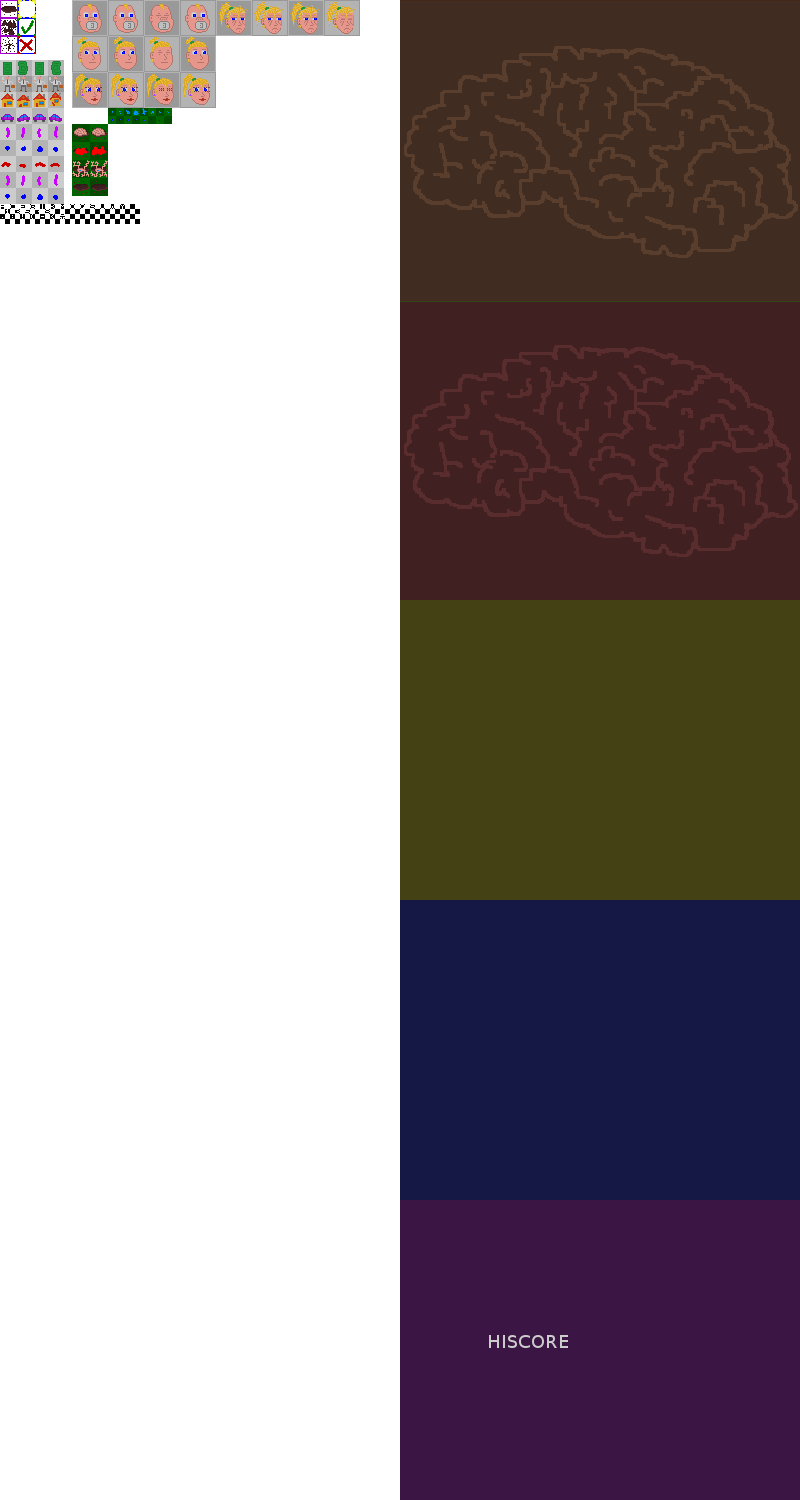
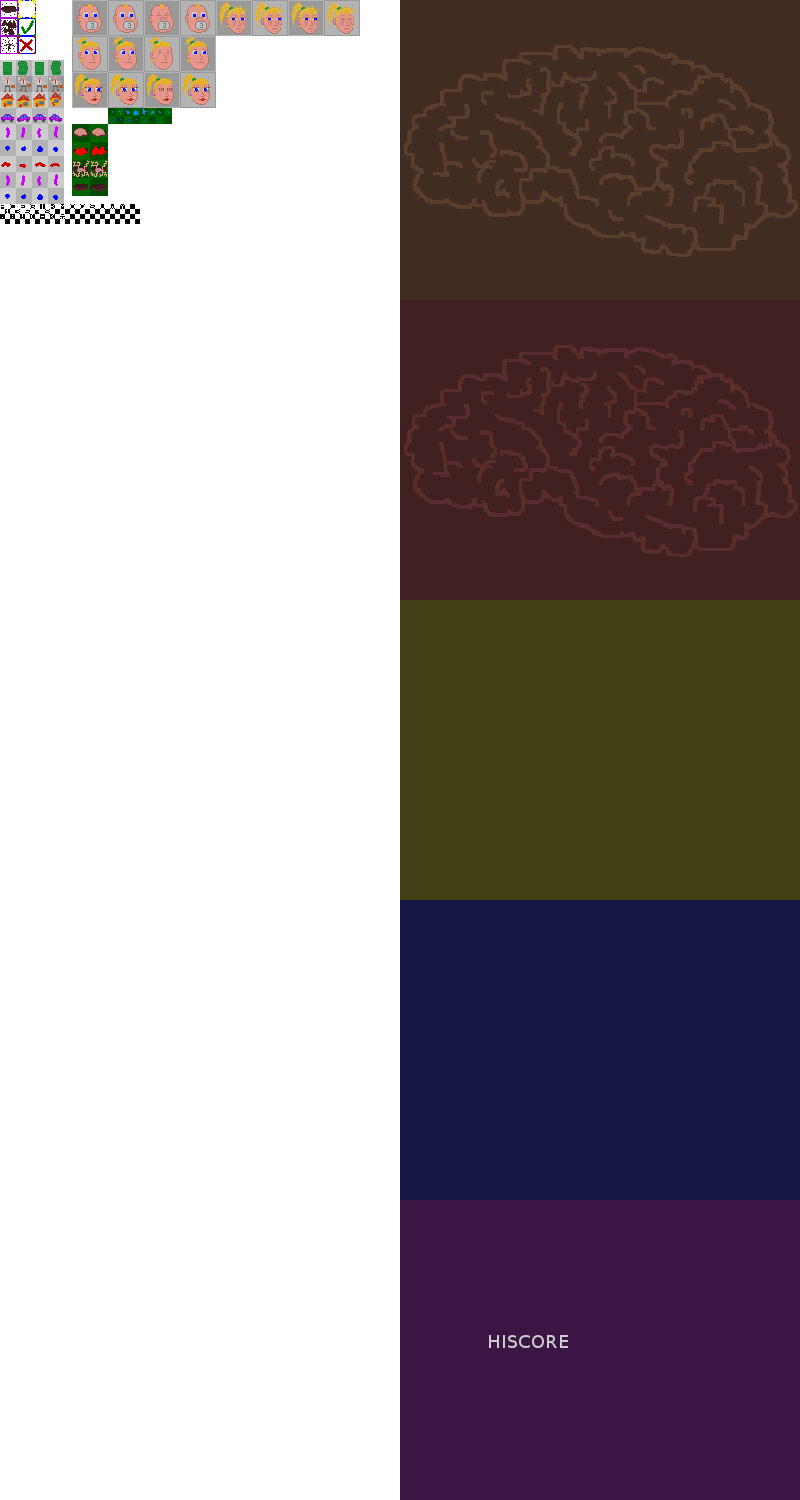
The second (800, 1500) image is a revision of the first. Changes to its layers:
removed layer "Eingefügte Ebene" over [400, 0, 800, 302]
painted on "gfx" over [400, 0, 800, 258]
